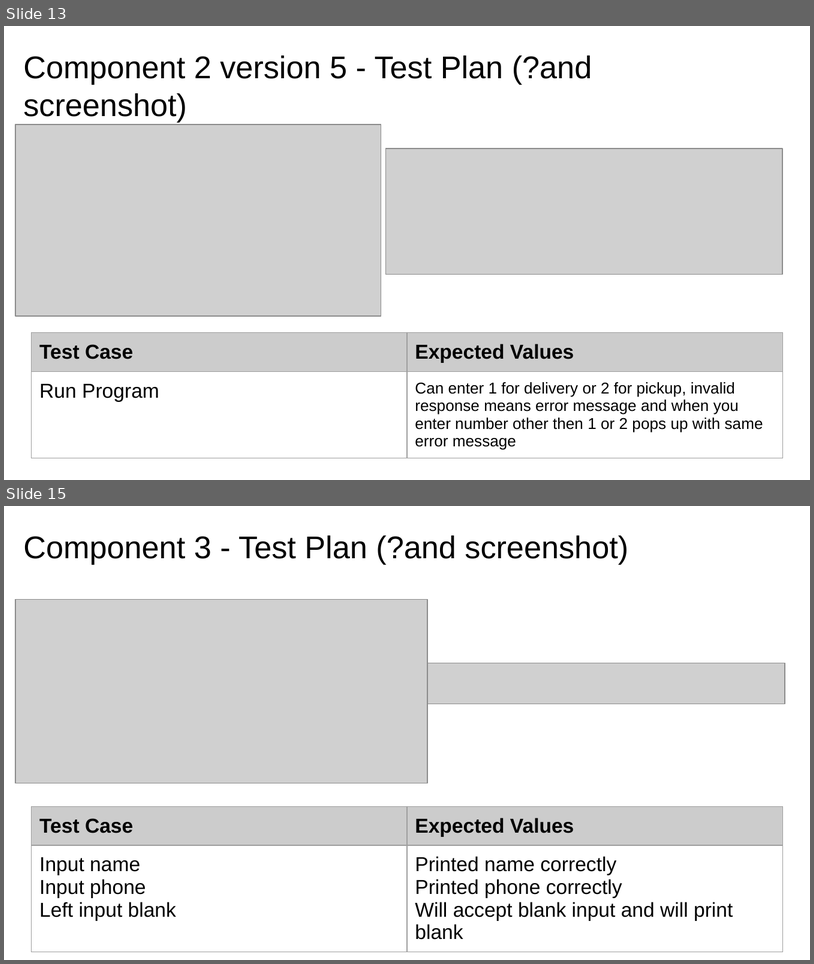
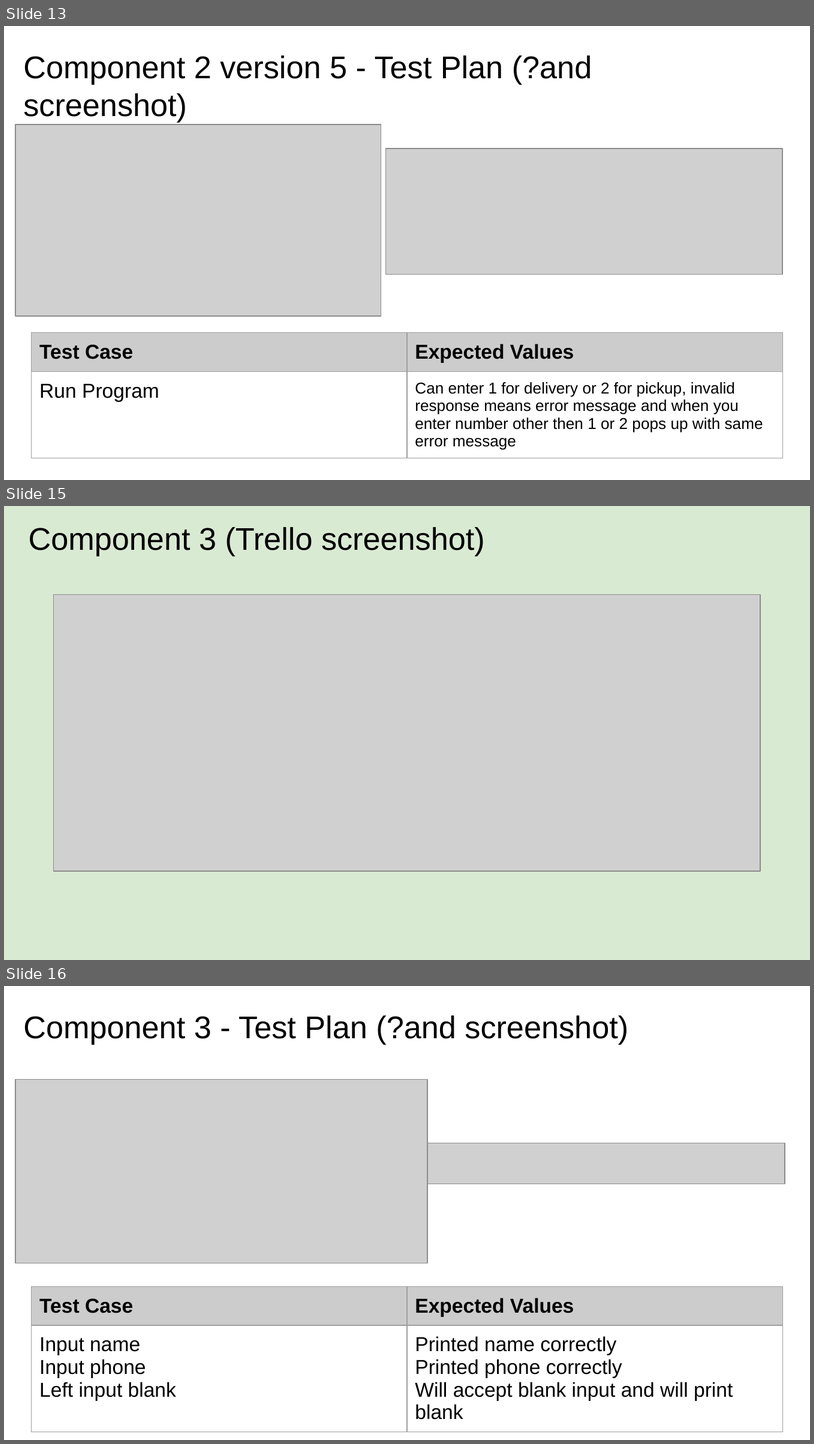
Before and after one commit to randombrunch/Pizza_Bot, a slide deck: 022_91893+_+91897+Documentation.pptx. Shown one above the other, each under a label of ours: slides 13 and 15 before the commit, slides 13, 15 and 16 after it; the slides between them are not shown. The pictures are 814x964 and 814x1444 pixels, drawn with LibreOffice and Linux fonts; fonts in the diff are those of the drawing; grey boxes stand for pictures. Boxes give left, top, right and bottom in pixels: in the first picture for what was removed or moved away, otherwise in the second. Text is boxed around its words. In the diff, an @@ line names an element or a change of style, - is before the commit and + after.

```diff
--- a/022_91893+_+91897+Documentation.pptx
+++ b/022_91893+_+91897+Documentation.pptx
@@ slide 15 added at box(4, 506, 810, 960), background #D9EAD3 @@
@@ title added at box(29, 527, 485, 556), 28 pt, text #000000 @@
+Component 3 (Trello screenshot)
@@ picture added at box(54, 595, 761, 871) @@
@@ what was slide 15 is now slide 16 @@
```
Also in this commit, not shown: 1 slide changed, 1 other slide added, 2 other files.
